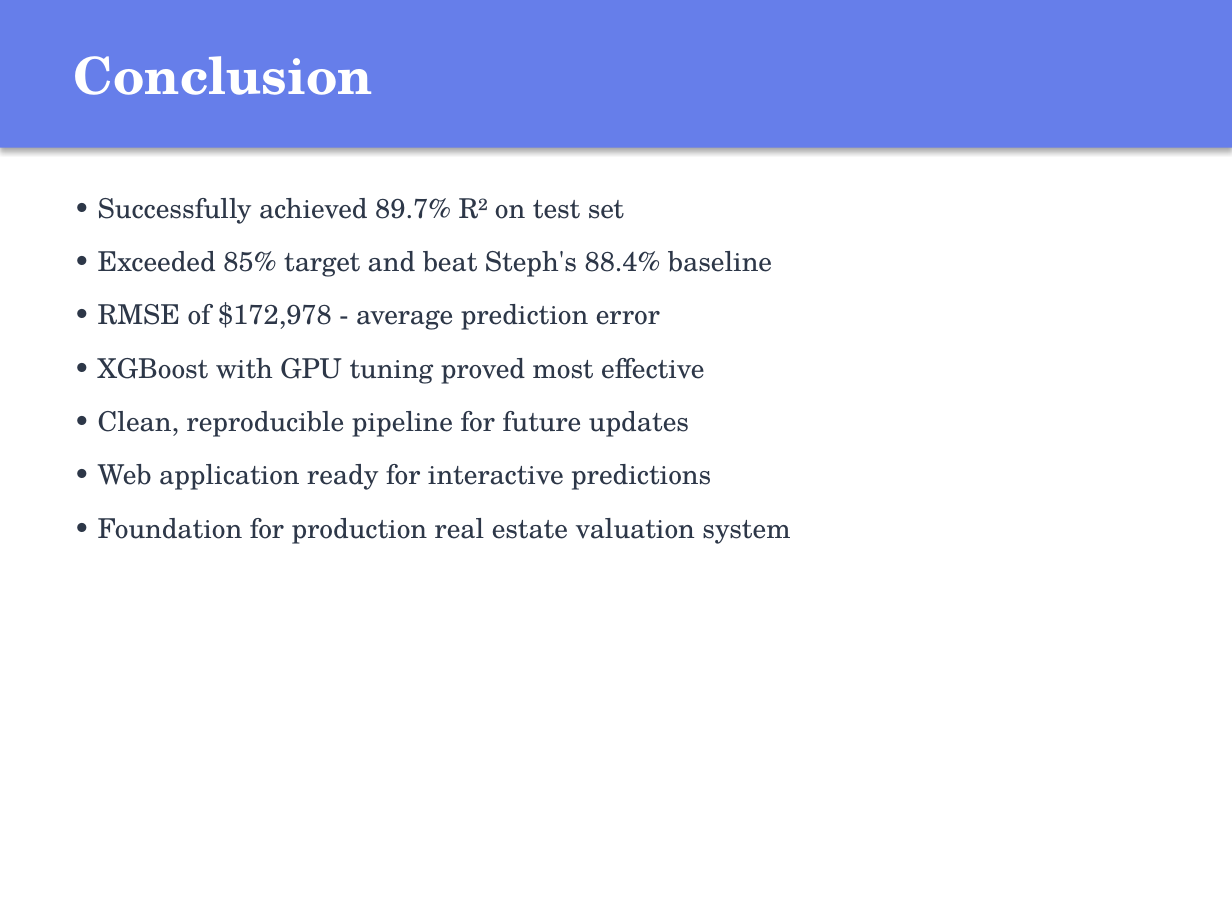
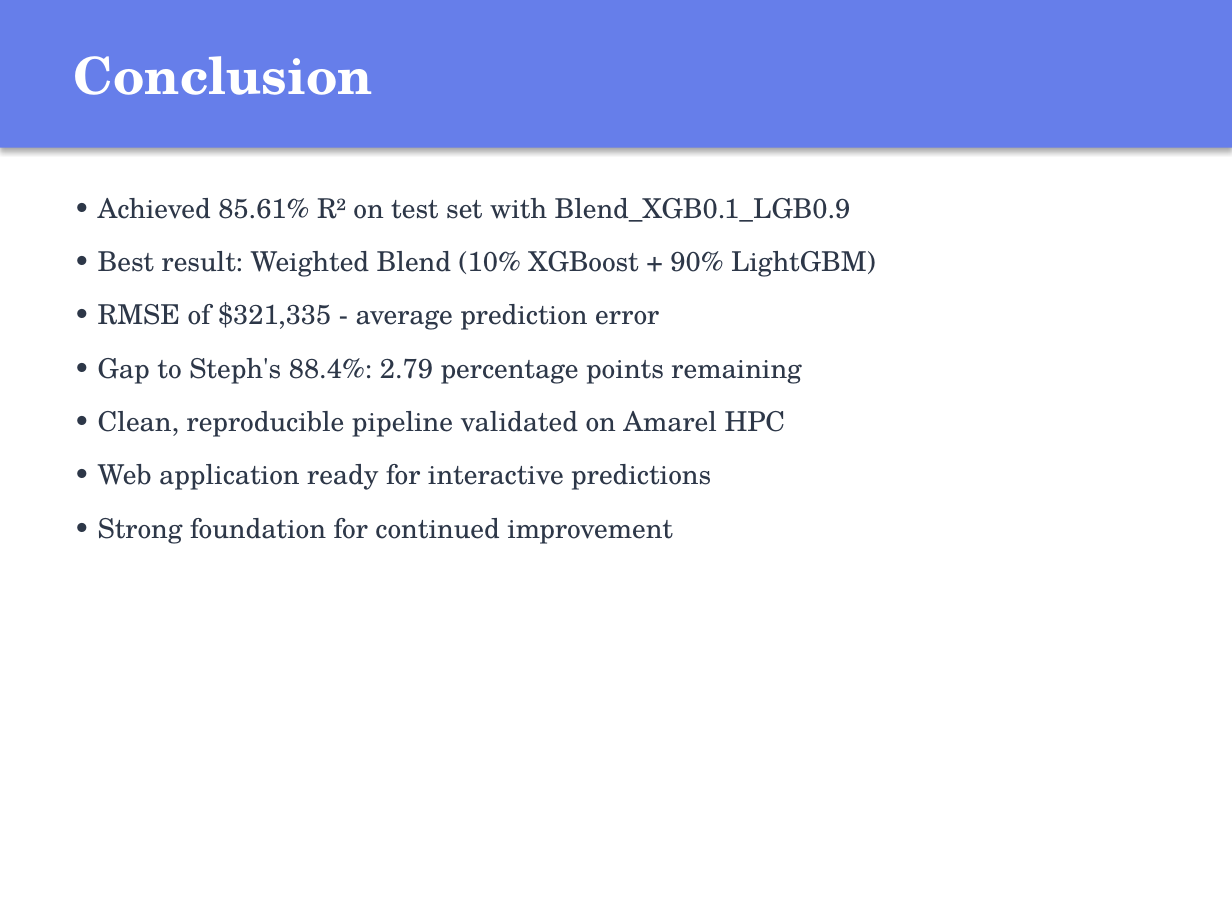
Before and after one commit to valle1306/home-price-prediction, a slide deck: slide 11 of Home_Price_Prediction_Presentation.pptx. Drawn at 1232x924 pixels with LibreOffice and Linux fonts; fonts in the diff are those of the drawing. Boxes give left, top, right and bottom in pixels: in the first picture for what was removed or moved away, otherwise in the second. Text is boxed around its words. In the diff, an @@ line names an element or a change of style, - is before the commit and + after.

Commit message:
Professional UI, advanced tuning scripts, 85.61% results, fixed predict page

```diff
--- a/Home_Price_Prediction_Presentation.pptx
+++ b/Home_Price_Prediction_Presentation.pptx
@@ text at bbox=[98, 198, 876, 437]: text changed @@
-• Successfully achieved 89.7% R² on test set
-• Exceeded 85% target and beat Steph's 88.4% baseline
-• RMSE of $172,978 - average prediction error
-• XGBoost with GPU tuning proved most effective
-• Clean, reproducible pipeline for future updates
+• Achieved 85.61% R² on test set with Blend_XGB0.1_LGB0.9
+• Best result: Weighted Blend (10% XGBoost + 90% LightGBM)
+• RMSE of $321,335 - average prediction error
+• Gap to Steph's 88.4%: 2.79 percentage points remaining
+• Clean, reproducible pipeline validated on Amarel HPC
@@ text at bbox=[98, 518, 673, 544]: text changed @@
-• Foundation for production real estate valuation system
+• Strong foundation for continued improvement
```
Also in this commit, not shown: 9 other slides changed, 23 other files.
